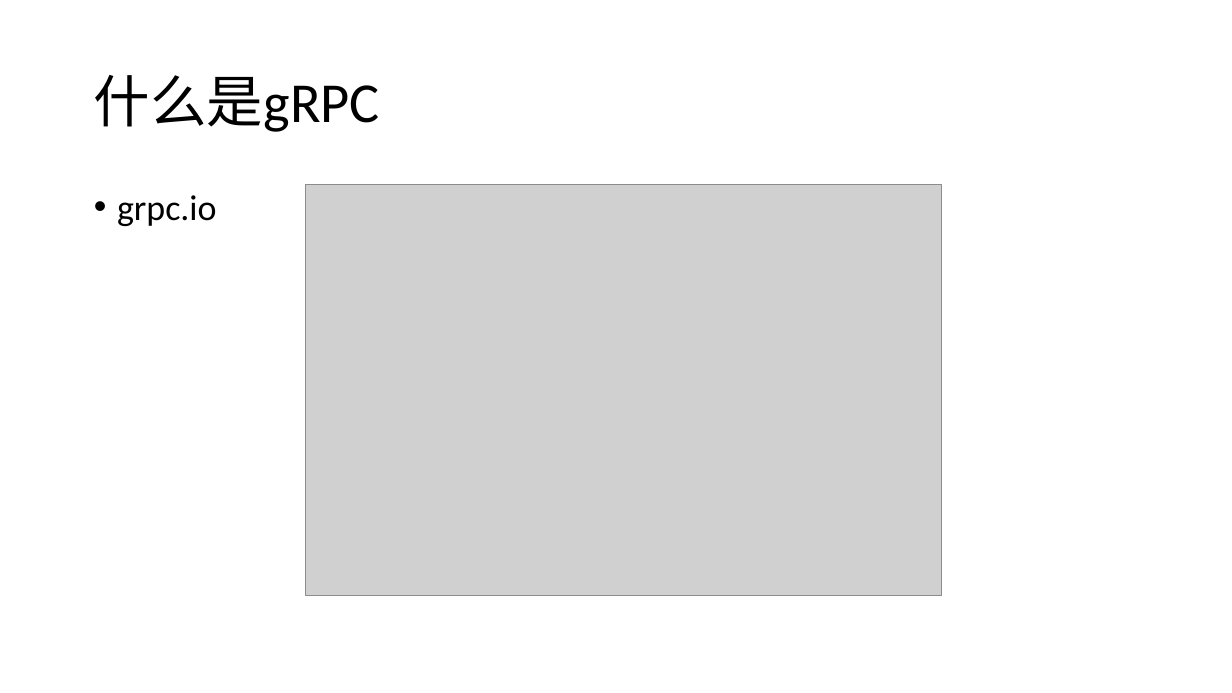
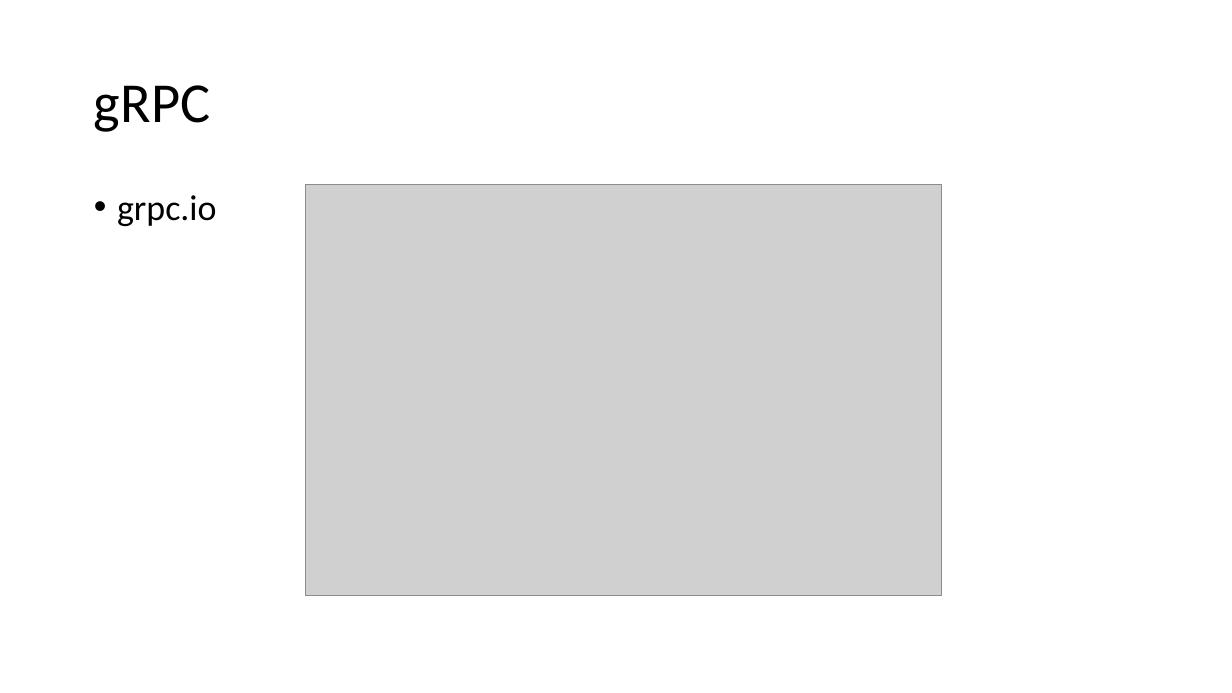
Before and after one commit to llaoj/my-share, a slide deck: slide 3 of grpc/index.pptx (slide 2 before the commit). Drawn at 1232x693 pixels with LibreOffice and Linux fonts; fonts in the diff are those of the drawing; grey boxes stand for pictures. Boxes give left, top, right and bottom in pixels: in the first picture for what was removed or moved away, otherwise in the second. Text is boxed around its words. In the diff, an @@ line names an element or a change of style, - is before the commit and + after.

```diff
--- a/grpc/index.pptx
+++ b/grpc/index.pptx
@@ title at bbox=[94, 85, 210, 132]: text changed @@
-什么是gRPC
+gRPC
```
Also in this commit, not shown: 4 other slides changed, 6 slides added.
